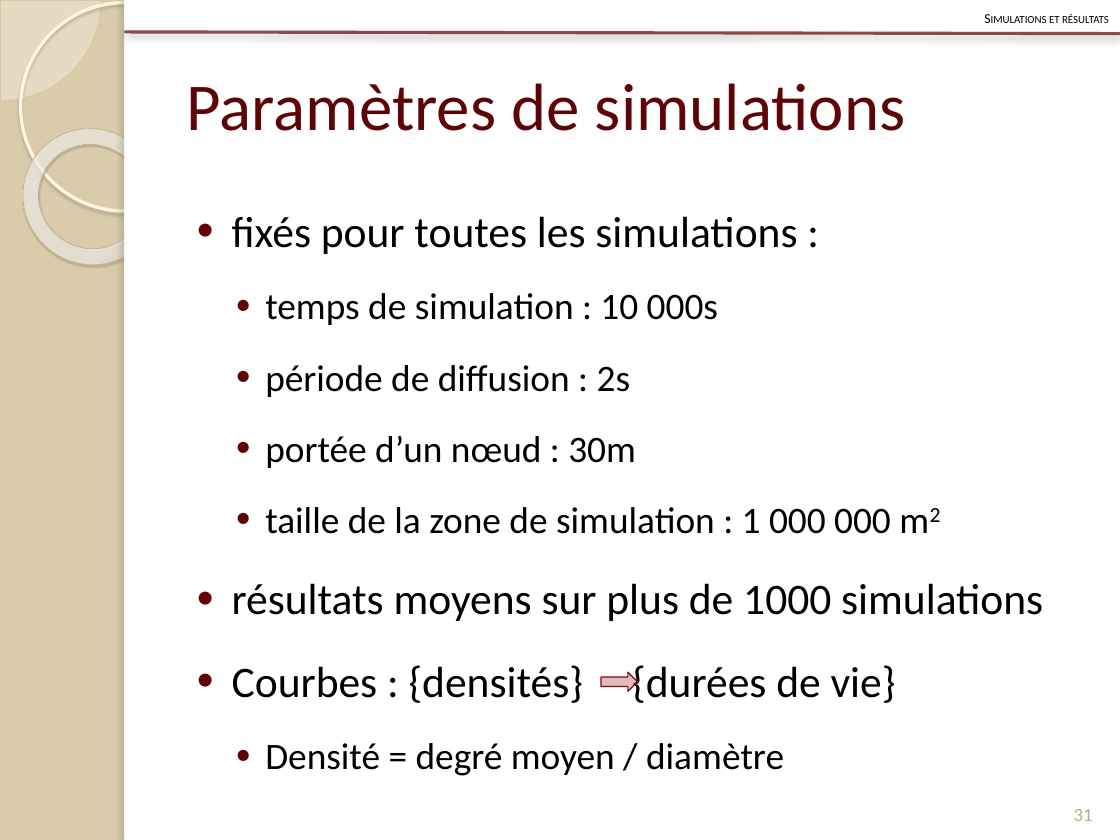
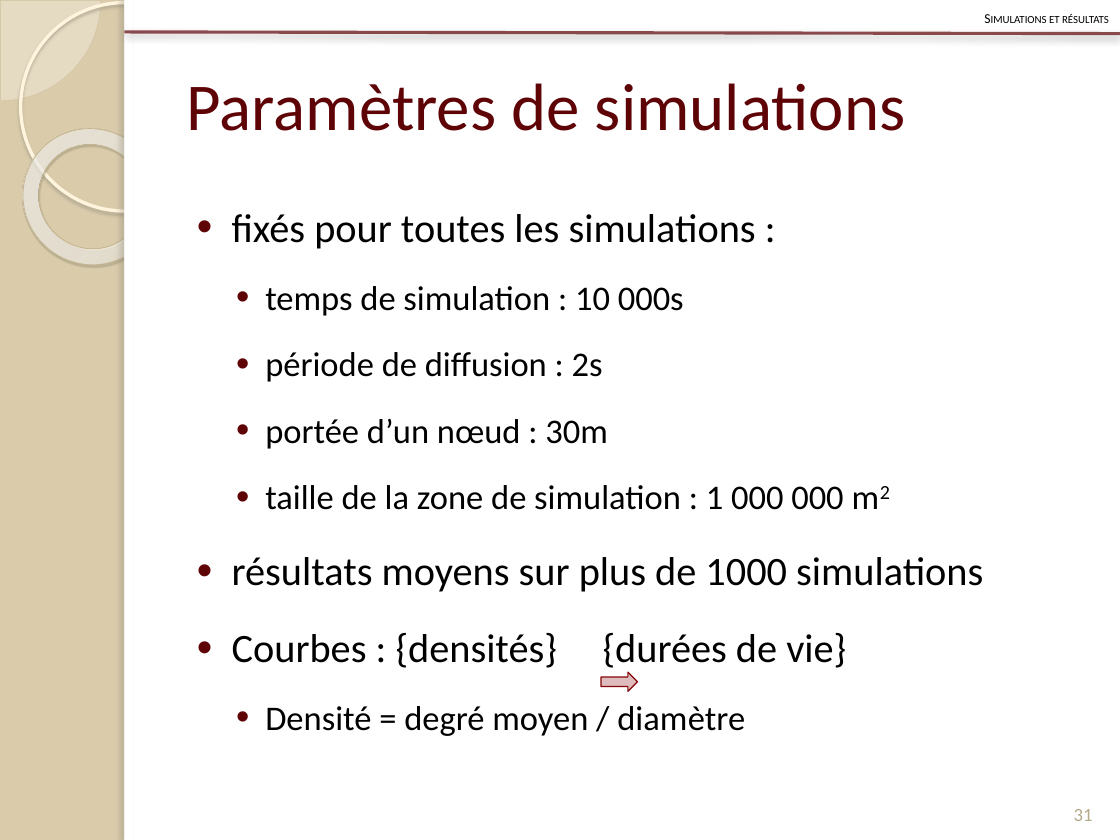
Before and after one commit to Patre/Energy-saving-in-sensors--networks, a slide deck: slide 31 of Redaction/Presentation/pres.pptx. Drawn at 1120x840 pixels with LibreOffice and Linux fonts; fonts in the diff are those of the drawing. Boxes give left, top, right and bottom in pixels: in the first picture for what was removed or moved away, otherwise in the second. Text is boxed around its words. In the diff, an @@ line names an element or a change of style, - is before the commit and + after.

```diff
--- a/Redaction/Presentation/pres.pptx
+++ b/Redaction/Presentation/pres.pptx
@@ text "fixés pour toutes les simulations ..." at (x1=232, y1=214, x2=983, y2=736): size 28 to 25.9 pt in "fixés pour toutes les simulations :", "résultats moyens sur plus de 1000 simulations", "Courbes : {densités} {durées de vie}"; size 24 to 22.2 pt in "temps de simulation : 10 000s", "période de diffusion : 2s", "portée d’un nœud : 30m", "taille de la zone de simulation : ..." and 1 more places @@
```
Also in this commit, not shown: 13 other slides changed, 7 other files.
